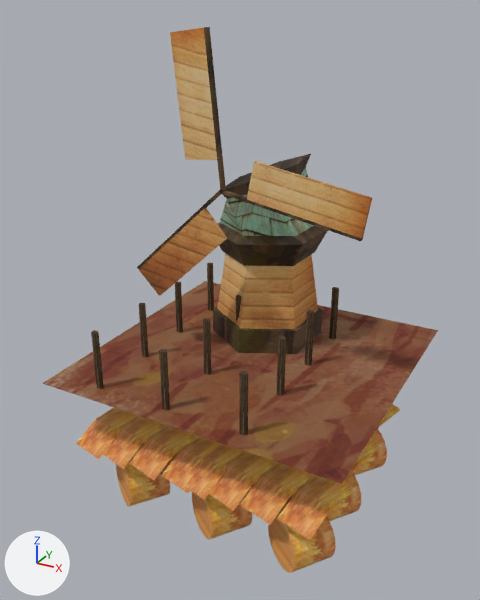
Before and after pictures for a commit that changed the FBX model Assets/FBX/campo mulino.FBX.
Rendered twice from a 50 mm camera at (2.3, -4.18, 2.67) aimed at (-0.04, 0.08, 0.54). Every picture has the same lights, and +X, +Y and +Z are marked at lower left.

In view in the first picture: 'Box001', 'Object001', 'balle', 'fieno'.
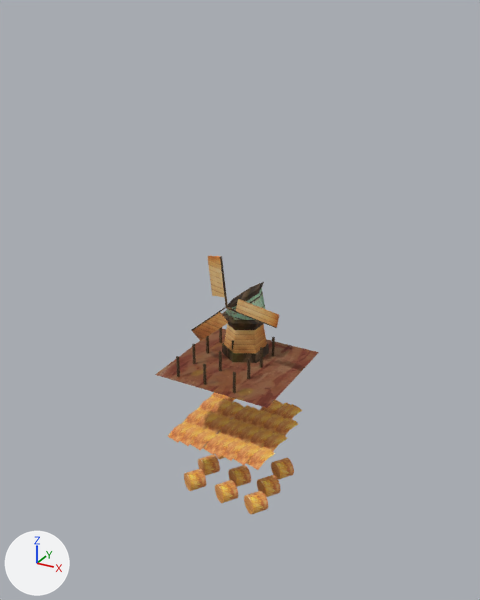
Pixel boxes (x1, y1, x2, y2) of what changed, in the pictures (480 x 600 px):
'Box001', moved, rescaled (58% narrower, 62% shorter)
    before: (42, 154, 438, 484)
    after: (155, 282, 319, 408)
'fieno', moved, rescaled
    before: (76, 404, 400, 540)
    after: (167, 392, 302, 470)
'Object001', moved, rescaled (63% narrower, 68% shorter)
    before: (137, 27, 372, 296)
    after: (192, 256, 279, 341)
'balle', moved, rescaled (59% narrower, 58% shorter)
    before: (116, 430, 387, 573)
    after: (184, 455, 294, 514)

What the commit changed:
Object 'fieno' (ob_fieno) moves from (-0.1, -0.107, 1.456) to (-0.057, -0.122, 0.166).
Object 'fieno' (ob_fieno) is rescaled from (0.0645, 0.0645, 0.0645) to (0.0261, 0.0261, 0.0239).
Object 'balle' (ob_balle) moves from (-0.1, -0.107, 1.456) to (-0.057, -0.122, -0.155).
Object 'balle' (ob_balle) is rescaled from (0.0645, 0.0645, 0.0645) to (0.0261, 0.0261, 0.0239).
Object 'Object001' (ob_object001) moves from (-0.1, -0.107, 1.456) to (-0.057, -0.122, 0.547).
Object 'Object001' (ob_object001) is rescaled from (0.0645, 0.0645, 0.0645) to (0.0261, 0.0261, 0.0239).
Object 'Box001' (ob_box001) moves from (-0.1, -0.107, 1.456) to (-0.057, -0.122, 0.547).
Object 'Box001' (ob_box001) is rescaled from (0.0645, 0.0645, 0.0645) to (0.0261, 0.0261, 0.0239).
